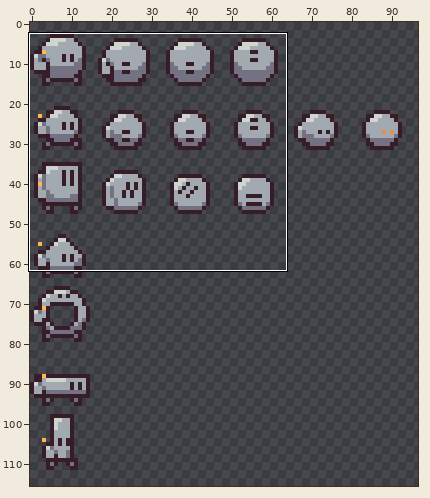
A pixel-art file gets an edit: assets/robotsheet.ase. The first picture is a wide view before the edit; the outline marks the close-up.
Close-up. The starting point:
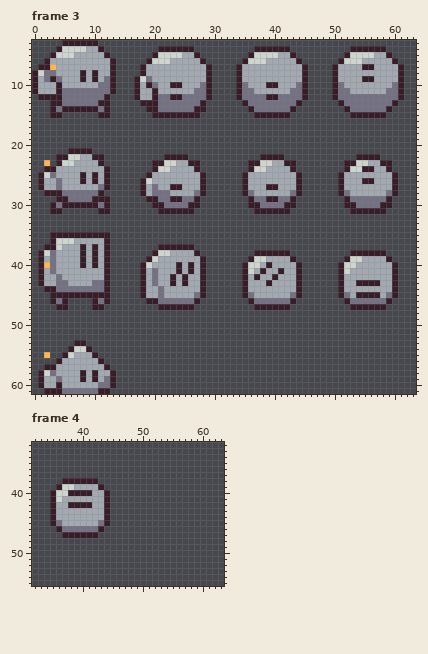
128x256 pixels, 5 frames. Shown: frame 3: x 0..63, y 3..61; frame 4: x 32..63, y 32..55. The wide view leaves out empty margins. The commit also changed other frames or places, which this record leaves out.
After the commit:
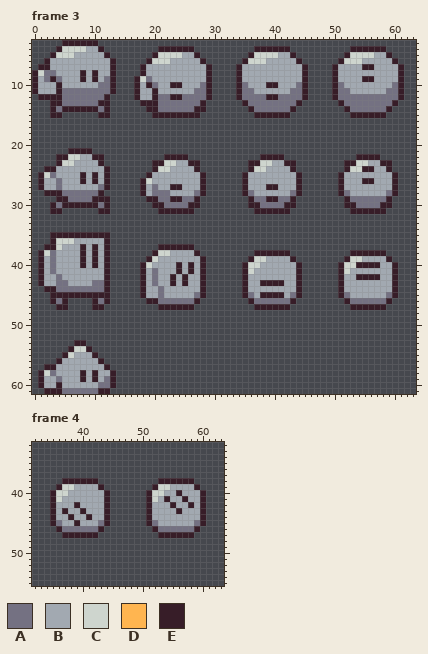
Palette (. is transparent): A #747182  B #a2a9b1  C #ced5ce  D #ffb550  E #371d28
The exact change:
layer "Layer 2" now hidden
--- frame 3
@@ x 1..5 @@
  6 .EBBB
- 7 EEDBB
+ 7 EEBBB
  8 CAABB
@@ x 0..4 @@
 22 ....E
-23 ..D.E
+23 ....E
 24 ..EEB
@@ x 0..63 @@
 39 .EBABBBBEBEBE......ECBBBBBBBE.......ECCBBBBE........ECCBBBBE....
-40 .EDABBBBEBEBE.....ECBBBBEBEBE......ECCBEBBBBE......ECCBBBBBBE...
-41 .EBABBBBBBBBE.....EBABBBEBEBE......ECBEBBEBBE......ECBBBBBBBE...
-42 .EBBABBBBBBBE.....EBABBEBEBBE......EBEBBEBBBE......EBBBBBBBBE...
-43 .EBBAABBBBAAE.....EBABBEBEBBE......EBBBEBBBBE......EBBEEEEBBE...
+40 .EBABBBBEBEBE.....ECBBBBEBEBE......ECCBBBBBBE......ECCEEEEBBE...
+41 .EBABBBBBBBBE.....EBABBBEBEBE......ECBBBBBBBE......ECBBBBBBBE...
+42 .EBBABBBBBBBE.....EBABBEBEBBE......EBBBBBBBBE......EBBEEEEBBE...
+43 .EBBAABBBBAAE.....EBABBEBEBBE......EBBEEEEBBE......EBBBBBBBBE...
 44 ..EEAAAAAAAAE.....EBBABBBBBBE......EBBBBBBBBE......EBBBBBBBBE...
-45 ...EEEEEEEEEE.....EBBABBBBBAE......EABBBBBBAE......EABEEEEBAE...
+45 ...EEEEEEEEEE.....EBBABBBBBAE......EABEEEEBAE......EABBBBBBAE...
 46 ...EAE....EAE......EEAAAAAAE........EAAAAAAE........EAAAAAAE....
@@ x 0..4 @@
 54 .....
-55 ..D..
+55 .....
 56 ....E
--- frame 4, layer "Layer 1"
@@ x 32..63 @@
 37 ................................
-38 .....EEEEEE.....................
-39 ....ECCBBBBE....................
-40 ...ECCEEEEBBE...................
-41 ...ECBBBBBBBE...................
-42 ...EBBEEEEBBE...................
-43 ...EBBBBBBBBE...................
-44 ...EBBBBBBBBE...................
-45 ...EABBBBBBAE...................
-46 ....EAAAAAAE....................
-47 .....EEEEEE.....................
+38 .....EEEEEE..........EEEEEE.....
+39 ....ECCBBBBE........ECCBBBBE....
+40 ...ECCBBBBBBE......ECCBBEBBBE...
+41 ...ECBBBBBBBE......ECBEBBEBBE...
+42 ...EBBBEBBBBE......EBBBEBBEBE...
+43 ...EBEBBEBBBE......EBBBBEBBBE...
+44 ...EBBEBBEBBE......EBBBBBBBBE...
+45 ...EABBEBBBAE......EABBBBBBAE...
+46 ....EAAAAAAE........EAAAAAAE....
+47 .....EEEEEE..........EEEEEE.....
 48 ................................
Where, in picture pixels (left, top, right, bottom), the same in both close-ups:
changed: (50, 64, 56, 70)
erased: (44, 160, 50, 166)
changed: (44, 262, 50, 268)
changed: (254, 262, 284, 298)
changed: (356, 262, 380, 298)
erased: (44, 352, 50, 358)
added: (146, 478, 206, 538)
changed: (62, 490, 92, 526)
